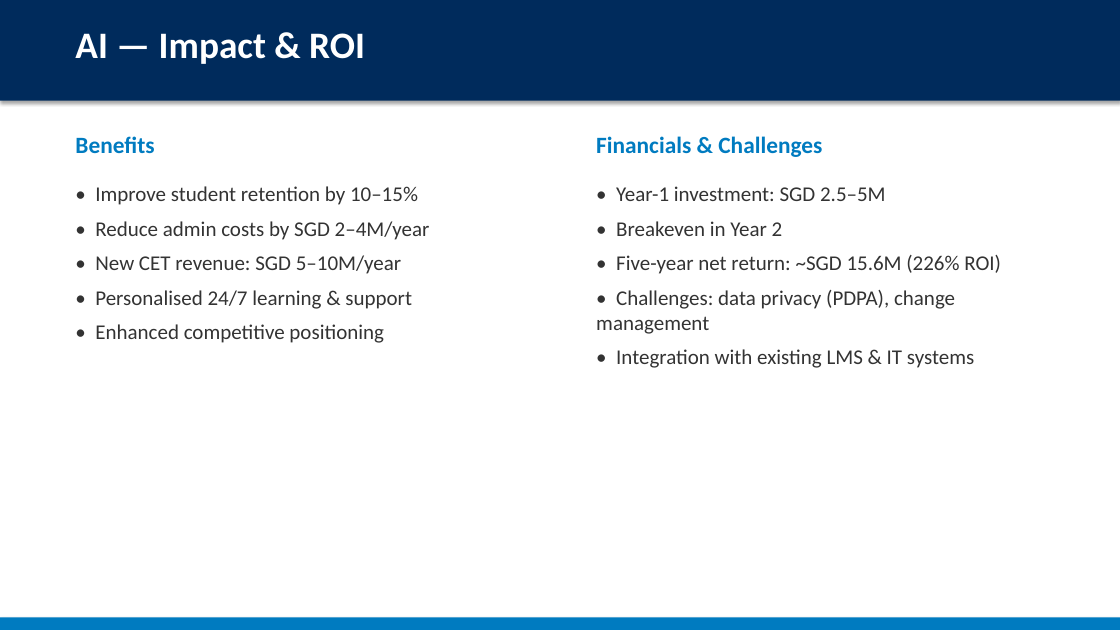
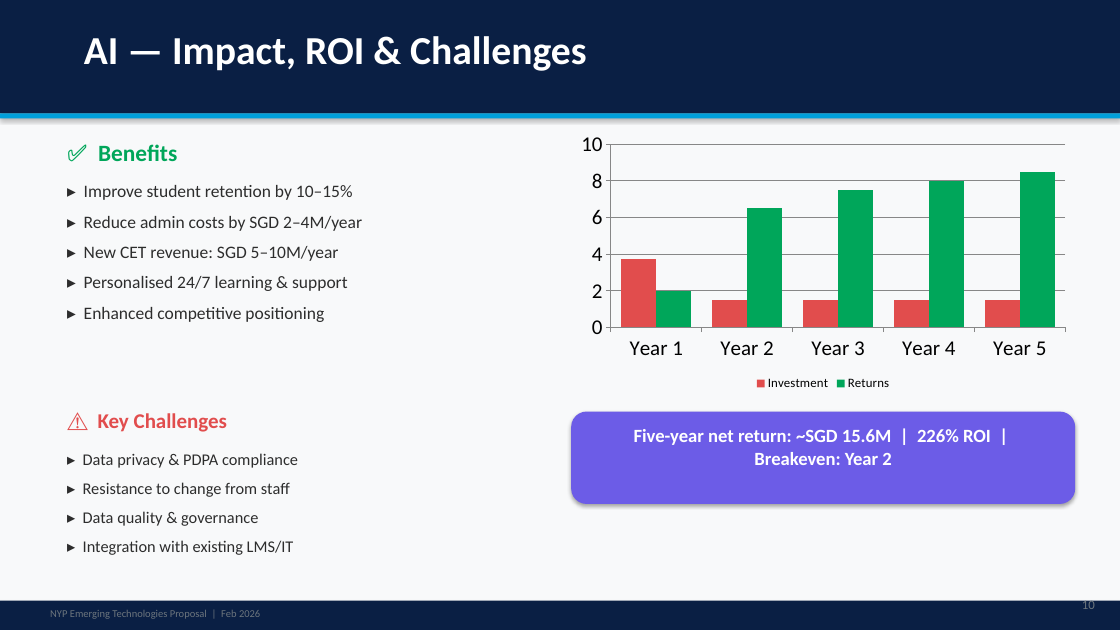
Before and after one commit to alanpaul1382-sketch/cc, a slide deck: slide 10 of presentation.pptx (slide 9 before the commit). Drawn at 1120x630 pixels with LibreOffice and Linux fonts; fonts in the diff are those of the drawing. Boxes give left, top, right and bottom in pixels: in the first picture for what was removed or moved away, otherwise in the second. Text is boxed around its words. In the diff, an @@ line names an element or a change of style, - is before the commit and + after.

```diff
--- a/presentation.pptx
+++ b/presentation.pptx
@@ background #FFFFFF to #F8F9FA @@
@@ rectangle: place and size @@
-rectangle at [0, 0, 1120, 101]
+rectangle at [0, 0, 1120, 113]
@@ rectangle at [0, 0, 1120, 113]: fill #002B5C to #0A1F44 @@
@@ text at [84, 36, 586, 71]: text changed; size 32 to 34 pt @@
-AI — Impact & ROI
+AI — Impact, ROI & Challenges
@@ rectangle added at [0, 113, 1120, 118], fill #009FDA @@
@@ text at [98, 144, 177, 161]: text changed; text colour #007BC0 to #00A65A @@
-Benefits
+✅ Benefits
@@ column chart added at [571, 126, 1075, 395] @@
+categories: Year 1, Year 2, Year 3, Year 4, Year 5
+Investment: 3.8, 1.5, 1.5, 1.5, 1.5
+Returns: 2, 6.5, 7.5, 8, 8.5
@@ text removed at [596, 136, 822, 157] @@
-Financials & Challenges
@@ text at [84, 185, 362, 322]: text changed; size 18 to 15 pt; text colour #333333 to #2D2D2D @@
-• Improve student retention by 10–15%
-• Reduce admin costs by SGD 2–4M/year
-• New CET revenue: SGD 5–10M/year
-• Personalised 24/7 learning & support
-• Enhanced competitive positioning
+▸ Improve student retention by 10–15%
+▸ Reduce admin costs by SGD 2–4M/year
+▸ New CET revenue: SGD 5–10M/year
+▸ Personalised 24/7 learning & support
+▸ Enhanced competitive positioning
@@ text removed at [596, 186, 1001, 368] @@
-• Year-1 investment: SGD 2.5–5M
-• Breakeven in Year 2
-• Five-year net return: ~SGD 15.6M (226% ROI)
-• Challenges: data privacy (PDPA), change management
-• Integration with existing LMS & IT systems
@@ text added at [98, 413, 227, 432], 18 pt, text #E14D4D, bold @@
+⚠️ Key Challenges
@@ rounded rectangle added at [571, 412, 1075, 504], fill #6C5CE7 @@
@@ text added at [634, 429, 991, 465], 16 pt, text #FFFFFF, bold @@
+Five-year net return: ~SGD 15.6M | 226% ROI | Breakeven: Year 2
@@ text added at [83, 453, 298, 555], 14 pt, text #2D2D2D @@
+▸ Data privacy & PDPA compliance
+▸ Resistance to change from staff
+▸ Data quality & governance
+▸ Integration with existing LMS/IT
@@ text added at [1082, 598, 1095, 609], 11 pt, text #6C757D @@
+10
@@ rectangle: place and size @@
-rectangle at [0, 618, 1120, 630]
+rectangle at [0, 601, 1120, 630]
@@ rectangle at [0, 601, 1120, 630]: fill #007BC0 to #0A1F44 @@
@@ text added at [50, 610, 260, 619], 9 pt, text #6C757D @@
+NYP Emerging Technologies Proposal | Feb 2026
```
Also in this commit, not shown: 15 other slides changed, 6 slides added, 4 slides removed.
